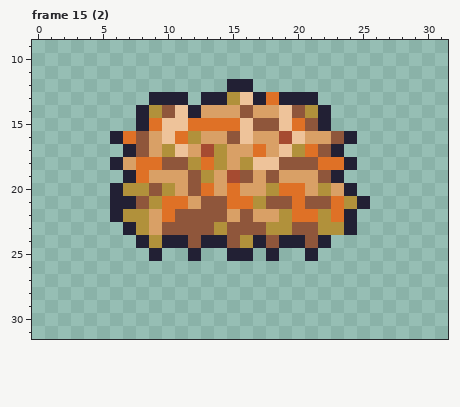
A pixel-art file gets an edit: objects/WIP/DZ/garden town/mums/BUSH_MUM.aseprite. Above is the file before it was changed.
32x32 pixels, 20 frames. Colours within 5 levels of each other are drawn and written as one. Shown: frame 15 (2): x 0..31, y 9..31. The commit also changed other frames, which this record leaves out.
The result:
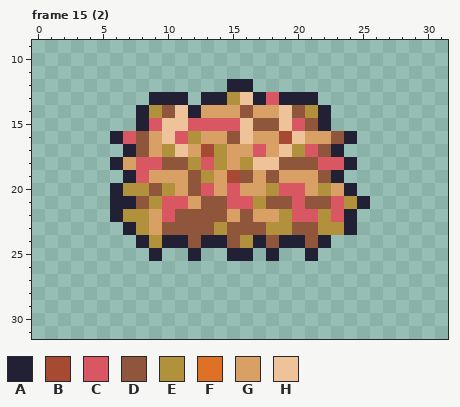
Palette (. is transparent): A #222034  B #a64b31  C #d95763  D #8f563b  E #b1913b  F #df7126  G #d9a066  H #eec39a
Changes in this commit:
layer "red mum" now hidden
layer "pink mum" now shown
--- frame 15 (2), layer "pink mum"
@@ x 5..25 @@
 12 ..........AA.........
-13 ....AAA.AAEHAFAAA....
+13 ....AAA.AAEHACAAA....
 14 ...AEDHAGGGDGGHDEA...
-15 ...AFHHFFFFHDDHFDA...
-16 .AFDGHFEGGDHGGBHGGDA.
-17 ..ADGEHGBEGGFGHEFDA..
-18 .AGFFDDEFEGEHHDDDFFA.
-19 ..AFGGGDEGBDGDGGGDA..
-20 .AEEDEGDFGFGGEFFGEGA.
-21 .AADEFFGDDFFEDDFDDFEA
-22 .AEEGFDDDDGDGGEFFEFA.
+15 ...ACHHCCCCHDDHCDA...
+16 .ACDGHCEGGDHGGBHGGDA.
+17 ..ADGEHGBEGGCGHECDA..
+18 .AGCCDDECEGEHHDDDCCA.
+19 ..ACGGGDEGBDGDGGGDA..
+20 .AEEDEGDCGCGGECCGEGA.
+21 .AADECCGDDCCEDDCDDCEA
+22 .AEEGCDDDDGDGGECCECA.
 23 ..AEGDDDDEDDDEEDDEEA.
